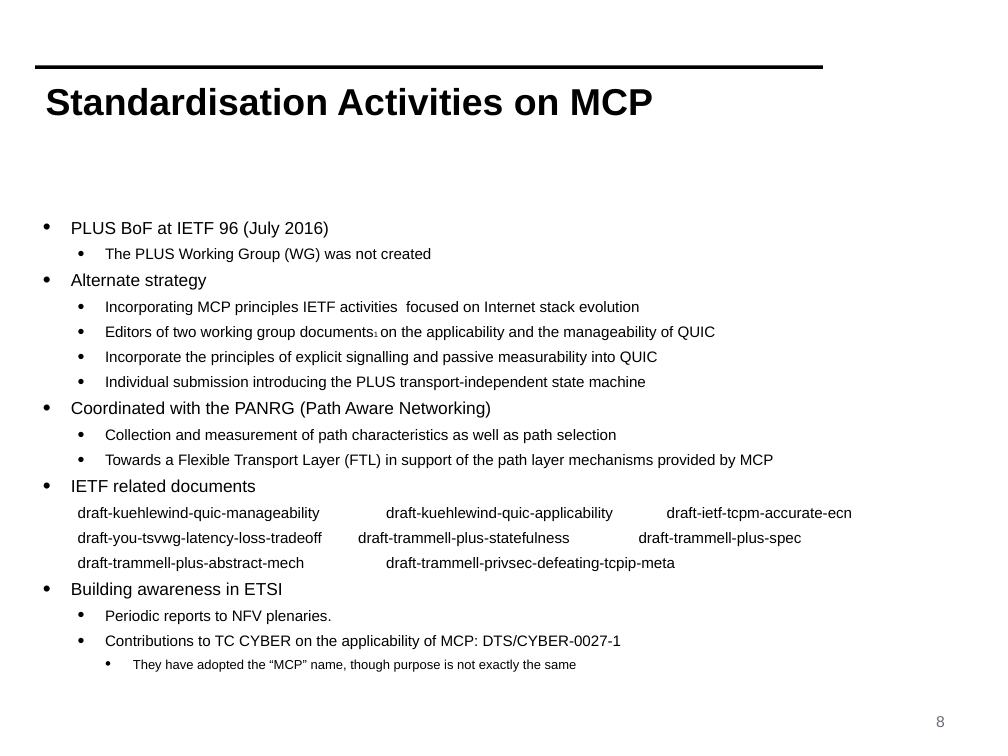
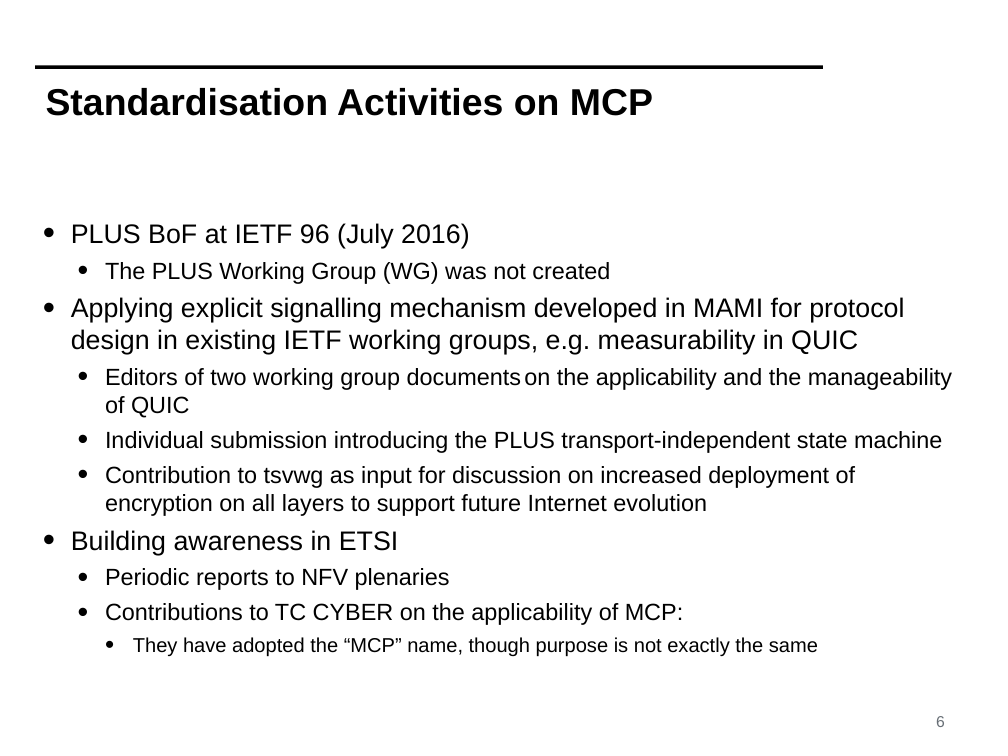
Before and after one commit to mami-project/roadshows, a slide deck: slide 6 of review2-zurich/WP4-ReviewM18.pptx (slide 8 before the commit). Drawn at 1008x756 pixels with LibreOffice and Linux fonts; fonts in the diff are those of the drawing; background and template pictures are left out. Boxes give left, top, right and bottom in pixels: in the first picture for what was removed or moved away, otherwise in the second. Text is boxed around its words. In the diff, an @@ line names an element or a change of style, - is before the commit and + after.

```diff
--- a/review2-zurich/WP4-ReviewM18.pptx
+++ b/review2-zurich/WP4-ReviewM18.pptx
@@ text at (71,223,942,656): size 17.6 to 27.2 pt in "PLUS BoF at IETF 96 (July 2016)", "Building awareness in ETSI"; size 15.4 to 23.8 pt in "The PLUS Working Group (WG) was not ...", "Individual submission introducing the PLUS transport-indepen ..."; size 13.2 to 20.4 pt in "They have adopted the “MCP” name, though ..." @@
@@ text at (71,297,952,418): text changed; size 15.4 to 27.2 pt @@
-• Alternate strategy
-  • Incorporating MCP principles IETF activities focused on Internet stack evolution
-  • Editors of two working group documents1 on the applicability and the manageability of QUIC
-  • Incorporate the principles of explicit signalling and passive measurability into QUIC
+• Applying explicit signalling mechanism developed in MAMI for protocol design in existing IETF working groups, e.g. measurability in QUIC
+  • Editors of two working group documents on the applicability and the manageability of QUIC
@@ text at (105,466,856,516): text changed; size 15.4 to 23.8 pt @@
-• Coordinated with the PANRG (Path Aware Networking)
-  • Collection and measurement of path characteristics as well as path selection
-  • Towards a Flexible Transport Layer (FTL) in support of the path layer mechanisms provided by MCP
-• IETF related documents
-  draft-kuehlewind-quic-manageability draft-kuehlewind-quic-applicability draft-ietf-tcpm-accurate-ecn
-  draft-you-tsvwg-latency-loss-tradeoff draft-trammell-plus-statefulness draft-trammell-plus-spec
-  draft-trammell-plus-abstract-mech draft-trammell-privsec-defeating-tcpip-meta
+  • Contribution to tsvwg as input for discussion on increased deployment of encryption on all layers to support future Internet evolution
@@ text at (105,568,684,625): text changed; size 15.4 to 23.8 pt @@
-  • Periodic reports to NFV plenaries.
-  • Contributions to TC CYBER on the applicability of MCP: DTS/CYBER-0027-1
+  • Periodic reports to NFV plenaries
+  • Contributions to TC CYBER on the applicability of MCP:
```
Also in this commit, not shown: 11 other slides changed, 4 slides added, 3 slides removed.
